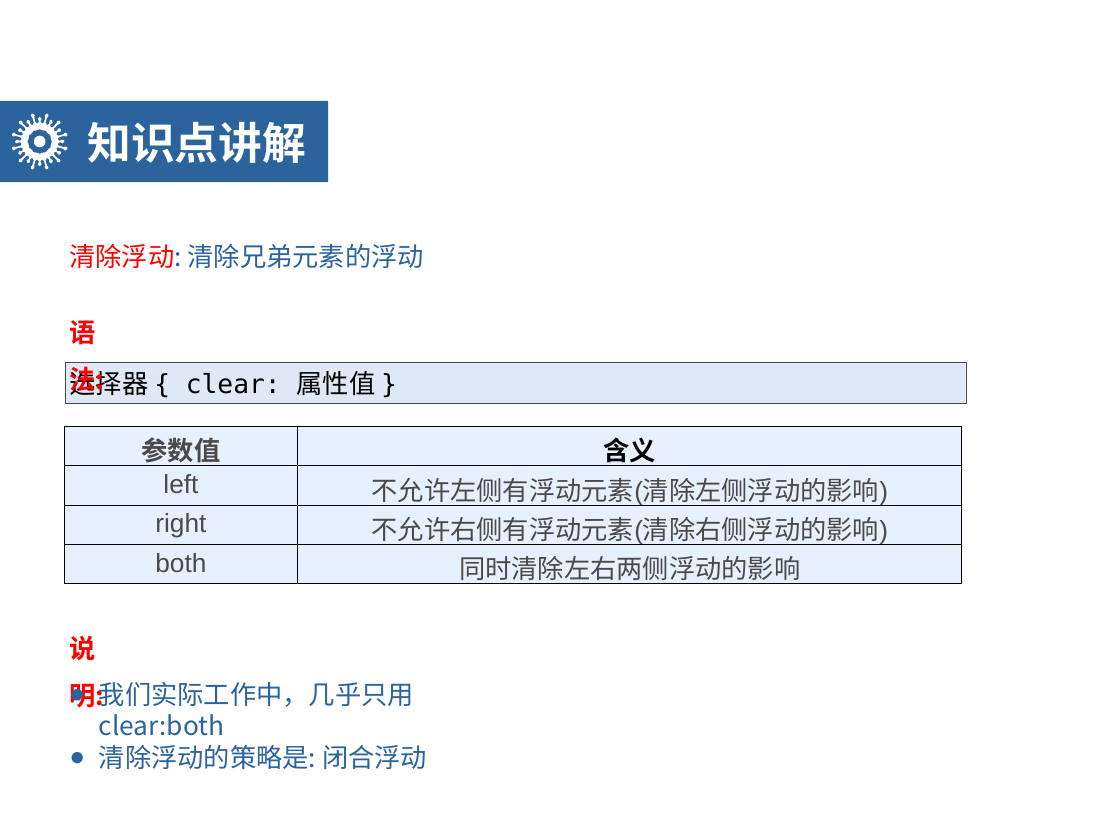
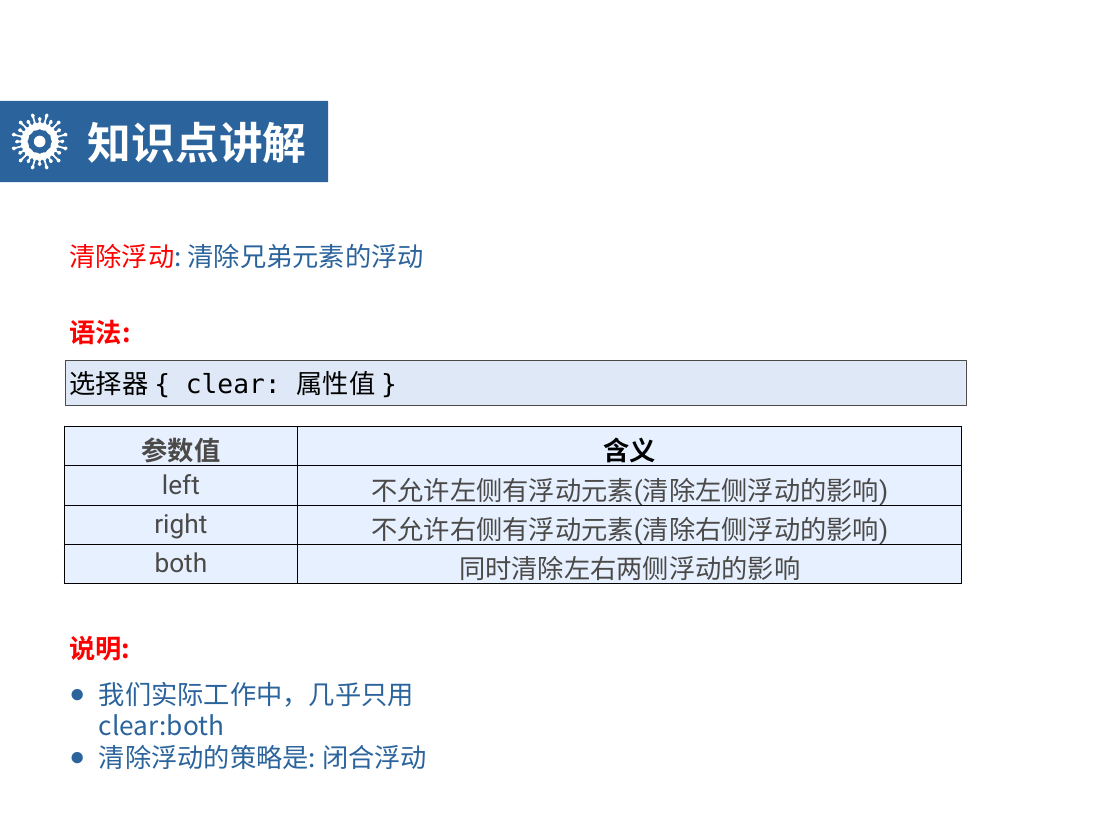
Before and after one commit to Ischenchenya/HTMLandCSSCourse, a slide deck: slide 33 of day06-CSS3/teach/day06-HTML5CSS3.pptx (slide 29 before the commit). Drawn at 1120x840 pixels with LibreOffice and Linux fonts; fonts in the diff are those of the drawing; background and template pictures are left out. Boxes give left, top, right and bottom in pixels: in the first picture for what was removed or moved away, otherwise in the second. Text is boxed around its words. In the diff, an @@ line names an element or a change of style, - is before the commit and + after.

```diff
--- a/day06-CSS3/teach/day06-HTML5CSS3.pptx
+++ b/day06-CSS3/teach/day06-HTML5CSS3.pptx
@@ text "语法:" rewrapped from (70, 320, 105, 396) to (70, 319, 131, 345) @@
@@ rectangle "选择器 { clear: 属性值 }" at (65, 360, 966, 405): font DejaVu Sans Mono to Noto Sans CJK SC in "选择器 属性值" @@
@@ table at (64, 426, 962, 588) @@
@@ font Arial to Roboto @@
@@ text "说明:" rewrapped from (69, 636, 104, 708) to (69, 636, 130, 661) @@
```
Also in this commit, not shown: 23 other slides changed, 14 slides added, 10 slides removed, 1 other file.
